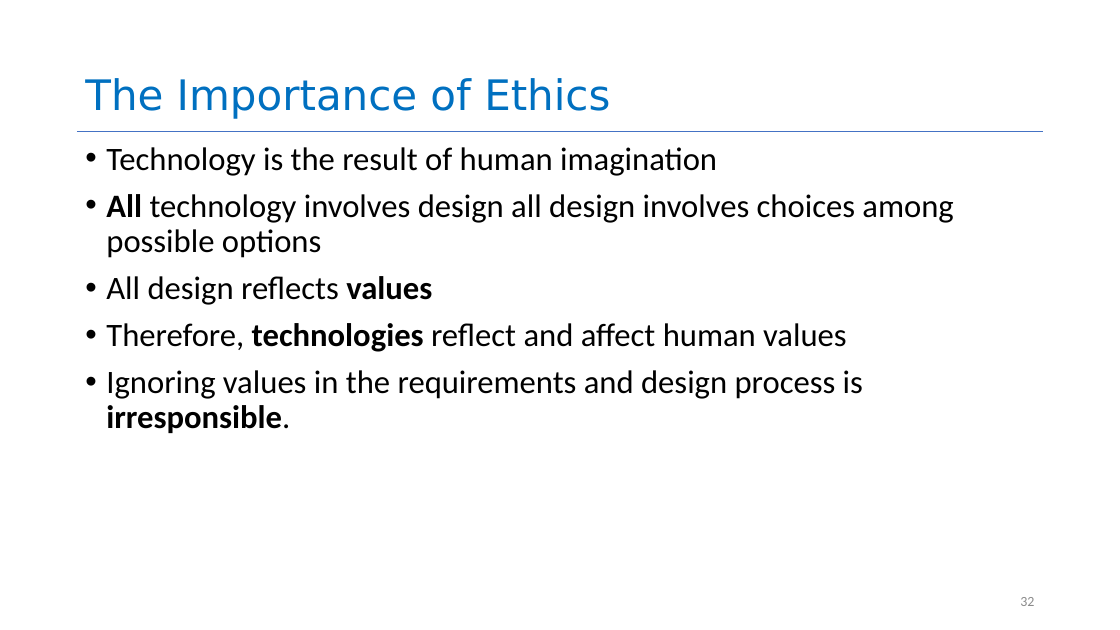
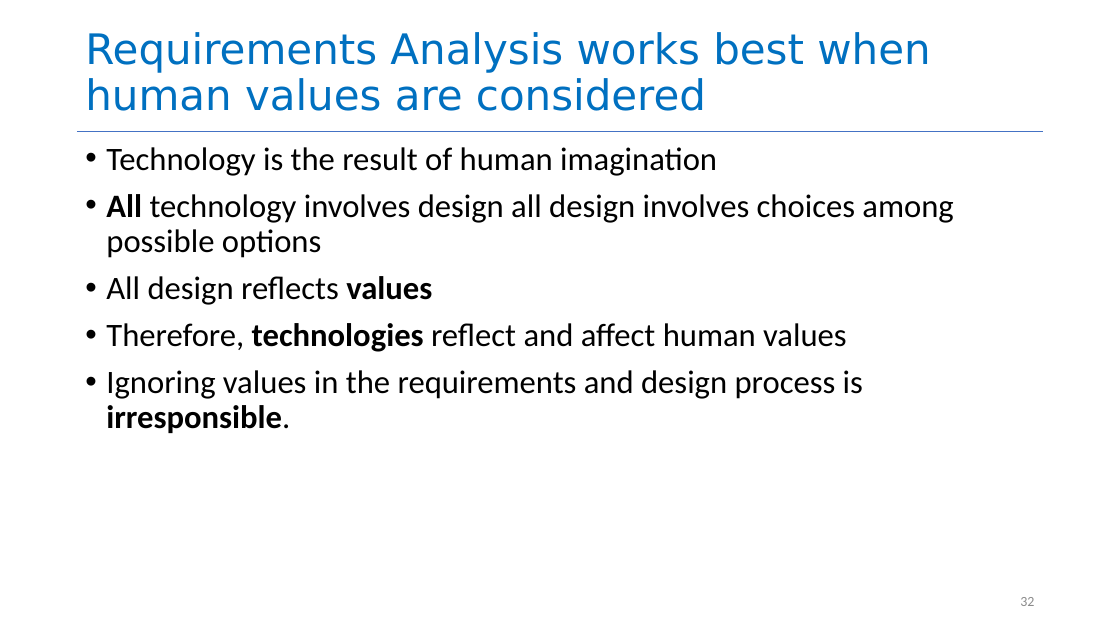
Before and after one commit to yashburshe/CS4530-Fall-2025, a slide deck: slide 32 of Slides/Module 01.2 Requirements Gathering.pptx. Drawn at 1120x630 pixels with LibreOffice and Linux fonts; fonts in the diff are those of the drawing. Boxes give left, top, right and bottom in pixels: in the first picture for what was removed or moved away, otherwise in the second. Text is boxed around its words. In the diff, an @@ line names an element or a change of style, - is before the commit and + after.

Commit message:
updated slide 32 of m1.2

```diff
--- a/Slides/Module 01.2 Requirements Gathering.pptx
+++ b/Slides/Module 01.2 Requirements Gathering.pptx
@@ title at [85,32,930,111]: text changed @@
-The Importance of Ethics
+Requirements Analysis works best when human values are considered
```
Also in this commit, not shown: 4 other slides changed, 1 other file.
